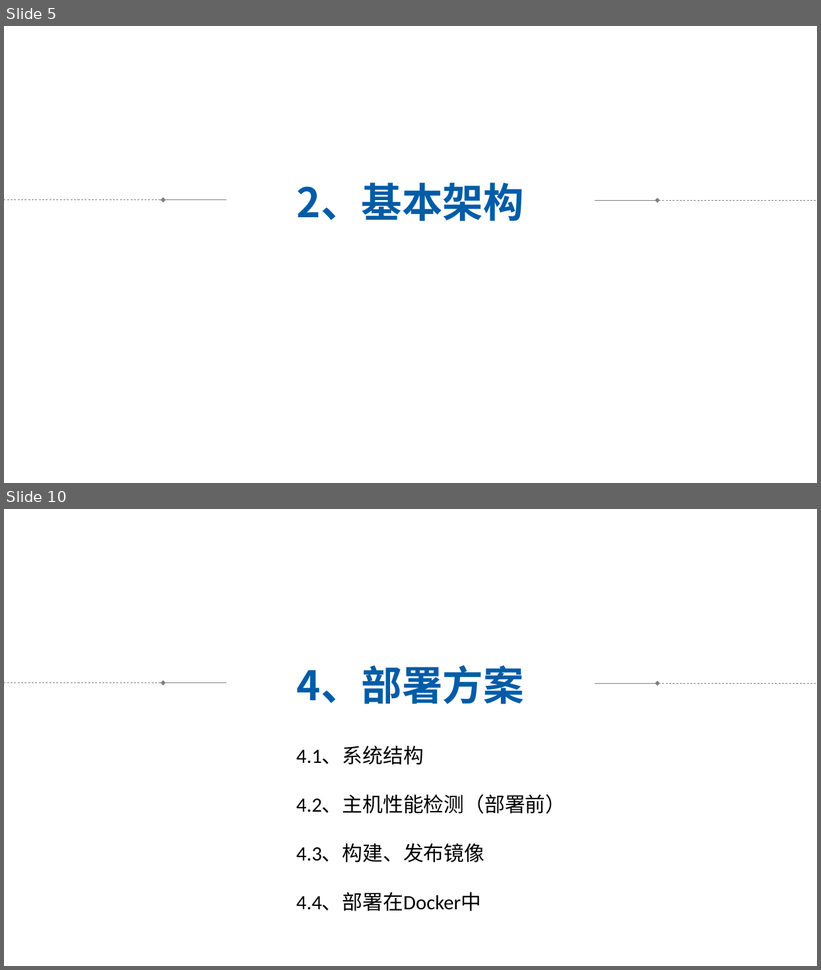
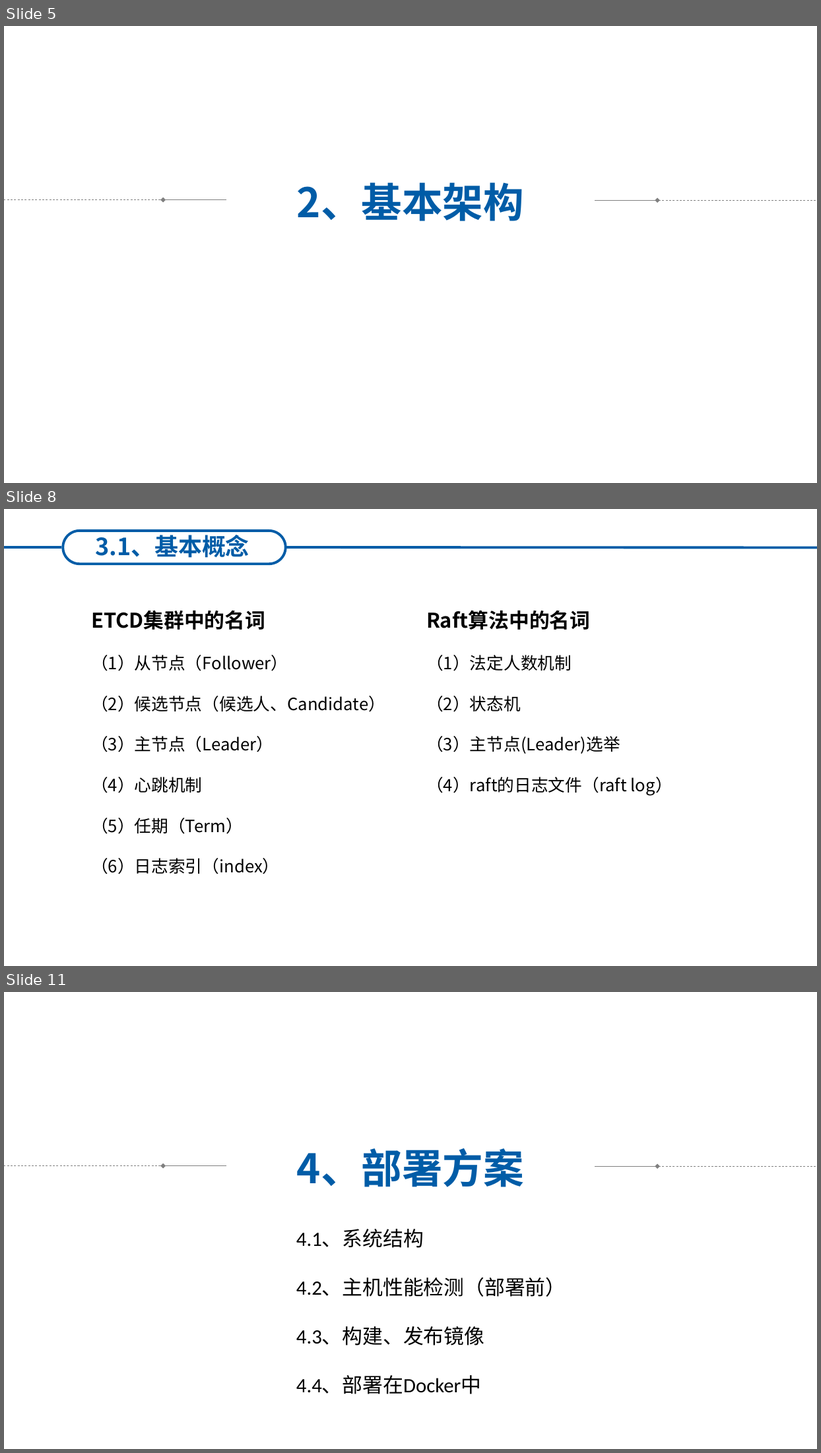
Before and after one commit to HNing109/StudyNotes, a slide deck: Golang_学习笔记/Golang_进阶_学习笔记/ETCD_学习笔记/ETCD-调研.pptx. Shown one above the other, each under a label of ours: slides 5 and 10 before the commit, slides 5, 8 and 11 after it; the slides between them are not shown. The pictures are 821x970 and 821x1453 pixels, drawn with LibreOffice and Linux fonts; fonts in the diff are those of the drawing. Boxes give left, top, right and bottom in pixels: in the first picture for what was removed or moved away, otherwise in the second. Text is boxed around its words. In the diff, an @@ line names an element or a change of style, - is before the commit and + after.

```diff
--- a/Golang_学习笔记/Golang_进阶_学习笔记/ETCD_学习笔记/ETCD-调研.pptx
+++ b/Golang_学习笔记/Golang_进阶_学习笔记/ETCD_学习笔记/ETCD-调研.pptx
@@ slide 8 added at [4, 509, 817, 966], background #FFFFFF @@
@@ line added from (4, 547) to (61, 547), #005CA7 3 pt @@
@@ text added at [14, 539, 164, 565], 32 pt, text #FFFFFF, bold @@
+1、当前进度
@@ rounded rectangle added at [63, 531, 286, 564], outline #005CA7 3 pt @@
@@ text added at [95, 531, 249, 558], 28 pt, text #005CA7, bold @@
+3.1、基本概念
@@ line added from (286, 547) to (817, 547), #005CA7 3 pt @@
@@ text added at [91, 610, 385, 875], 20 pt, text #000000 @@
+ETCD集群中的名词
+（1）从节点（Follower）
+（2）候选节点（候选人、Candidate）
+（3）主节点（Leader）
+（4）心跳机制
+（5）任期（Term）
+（6）日志索引（index）
@@ text added at [426, 610, 673, 796], 20 pt, text #000000 @@
+Raft算法中的名词
+（1）法定人数机制
+（2）状态机
+（3）主节点(Leader)选举
+（4）raft的日志文件（raft log）
@@ what was slide 10 is now slide 11 @@
```
Also in this commit, not shown: 9 slides changed, 1 other file.
